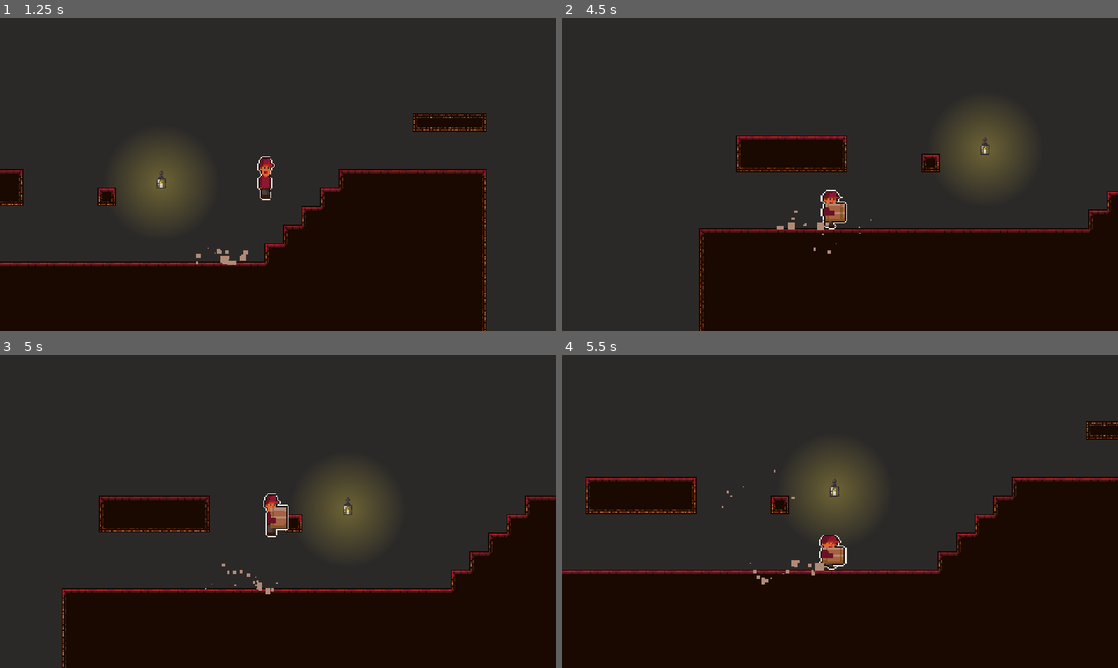
Above: before the commit, frames 1-4 (two rows, left to right).
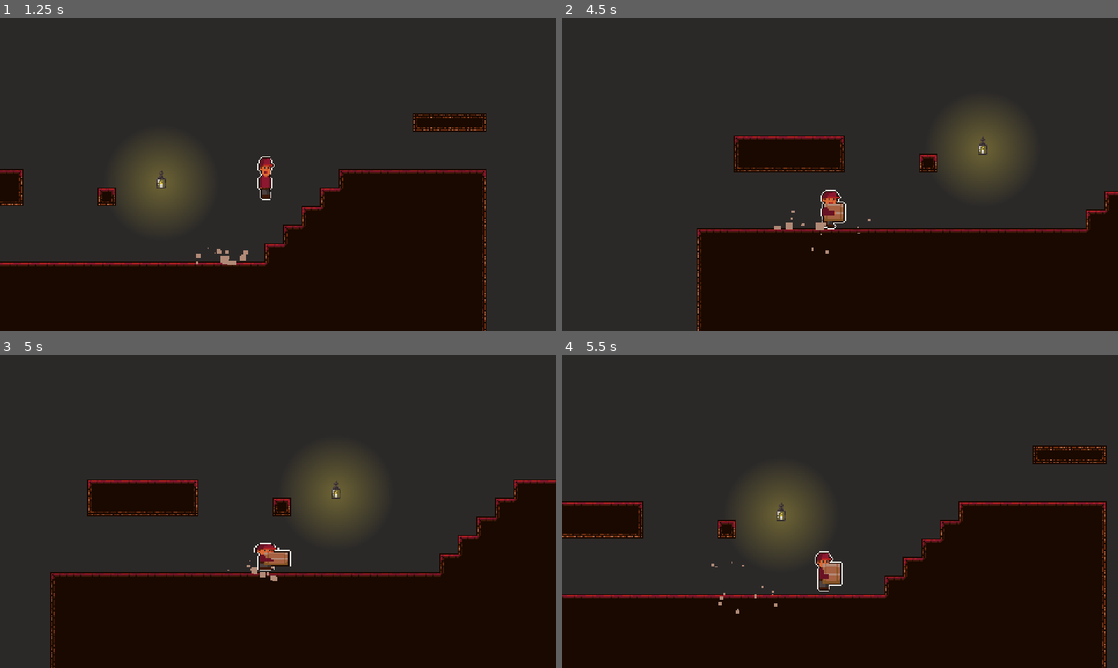
Above: after the commit, the same moments.

Repository: RemyIsCool/Carrying-Thing-Game
Game: Godot game, scene res://Scenes/TestScene.tscn
Two runs of this game, one before a commit and one after it. Both use one fixed random seed, a clock stepped at 60 frames per second and the inputs below.
Inputs:
- Up to frame 1 (1.25 s): hold D (right) from 0.53 s (still down); tap W (jump) at 0.6, 0.77, 1.07 s
- Up to frame 2 (4.5 s): tap Space (pick_up_throw) at 1.35, 2.85, 4.35 s; tap W (jump) at 1.52, 1.55, 1.82, 2.1, 3.02, 3.05, 3.32, 3.6, 3.77, 4.07 s; release D (right) at 2.03 s; hold A (left) 2.03-4.28 s; hold D (right) from 4.28 s (still down)
- Up to frame 3 (5 s): keep holding D (right); tap W (jump) at 4.52, 4.55, 4.82 s
- Up to frame 4 (5.5 s): keep holding D (right); tap W (jump) at 5.1 s

Frame 1 is identical in both runs. In frame 2, 1.3% of the frame differs, in the area x 24-100%, y 37-100%; in frame 3, 11%; in frame 4, 19%, in the area x 0-100%, y 21-100%.

Commit message:
Organized player code

Diff:
--- a/Scenes/Player.gd
+++ b/Scenes/Player.gd
@@ -11,7 +11,7 @@
 export var down_gravity := 60
 export var variable_jump := 100
 export var variable_throw := 0.4
-export var holding_multiplier := 0.9
+export var holding_multiplier := 0.95
 
 var velocity := Vector2.ZERO
 
@@ -19,11 +19,13 @@
 var was_in_air = false
 var holding = false
 var has_slowed_down = false
+var jumped = false
 
 func _ready() -> void:
 	GlobalNodes.player = self
 
 func _physics_process(delta: float) -> void:
+	# Animations
 	if Input.get_axis("left", "right") == 0 and is_on_floor():
 		if holding:
 			$SpritesheetAnimation.change_animation(preload("res://Assets/IdleBox.png"), 8, 1)
@@ -40,7 +42,7 @@
 		else:
 			$SpritesheetAnimation.change_animation(preload("res://Assets/PlayerJump.png"), 1, 1)
 
-	$WalkParticles.emitting = Input.get_axis("left", "right") != 0 and is_on_floor() and not is_on_wall()
+	# Picking up and throwing
 	if Input.is_action_just_pressed("pick_up_throw"):
 		if holding:
 			GlobalNodes.box.get_node("./Sprite").texture = preload("res://Assets/Box.png")
@@ -59,6 +61,7 @@
 		GlobalNodes.box.linear_velocity.x *= variable_throw
 		has_slowed_down = true
 
+	# Horizontal movement
 	if Input.is_action_pressed("left") or Input.is_action_pressed("right"):
 		if velocity.x < -max_speed + 1 or velocity.x > max_speed - 1:
 			velocity.x = max_speed * Input.get_axis("left", "right")
@@ -73,6 +76,15 @@
 
 	velocity.x = clamp(velocity.x, -max_speed * (holding_multiplier if holding else 1), max_speed * (holding_multiplier if holding else 1))
 
+	if Input.is_action_pressed("left"):
+		left = true
+	if Input.is_action_pressed("right"):
+		left = false
+
+	$SpritesheetAnimation.flip_h = left
+
+
+	# Vertical movement
 	velocity.y += down_gravity if velocity.y > 0 else up_gravity
 
 	if is_on_floor():
@@ -85,19 +97,21 @@
 		velocity.y = -(jump_height * (holding_multiplier if holding else 1))
 		$CoyoteTimer.stop()
 		$JumpBufferTimer.stop()
-		$JumpParticles.restart()
+		jumped = true
 
 	if Input.is_action_just_released("jump") and velocity.y < 0:
 		velocity.y += variable_jump
 
+	# Actually moving the player
+
 	velocity = move_and_slide(velocity, Vector2.UP)
 
-	if Input.is_action_pressed("left"):
-		left = true
-	if Input.is_action_pressed("right"):
-		left = false
+	# Visual effects
+	$WalkParticles.emitting = Input.get_axis("left", "right") != 0 and is_on_floor() and not is_on_wall()
 
-	$SpritesheetAnimation.flip_h = left
+	if jumped:
+		$JumpParticles.restart()
+		jumped = false
 
 	if is_on_floor():
 		if was_in_air:
